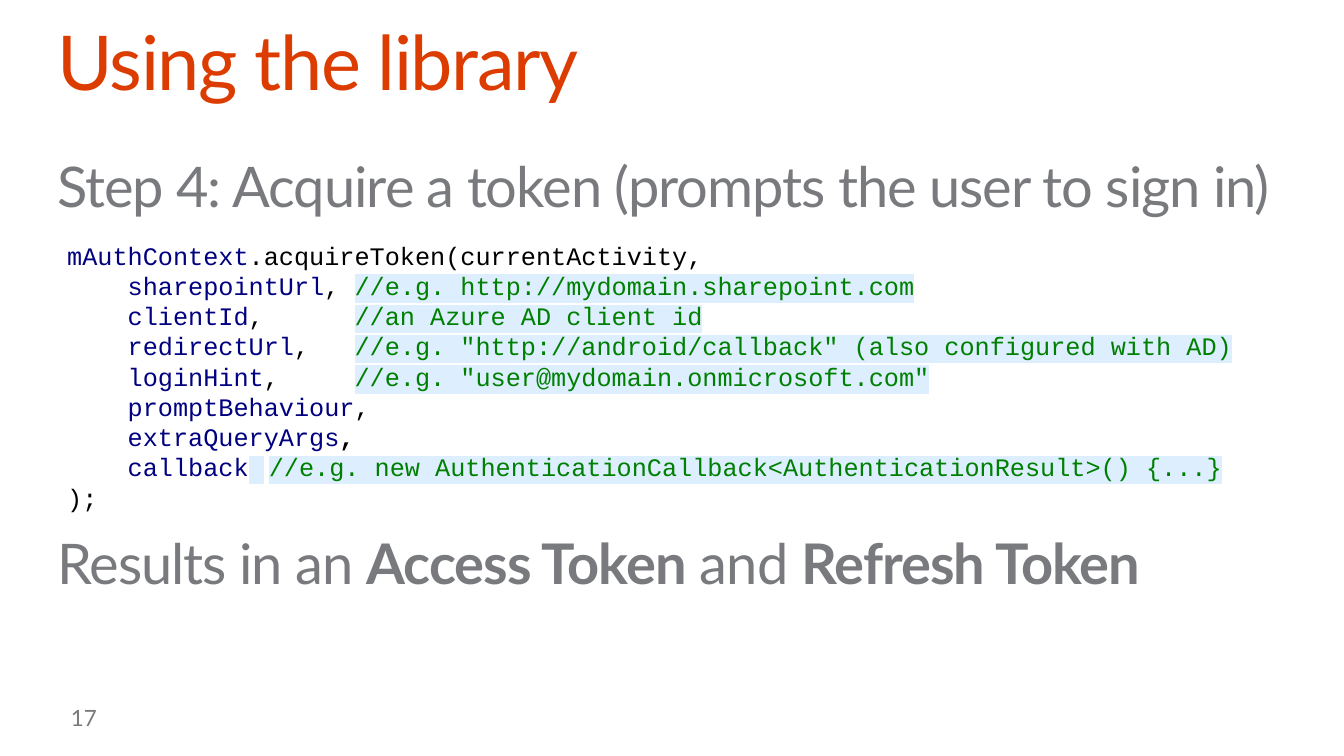
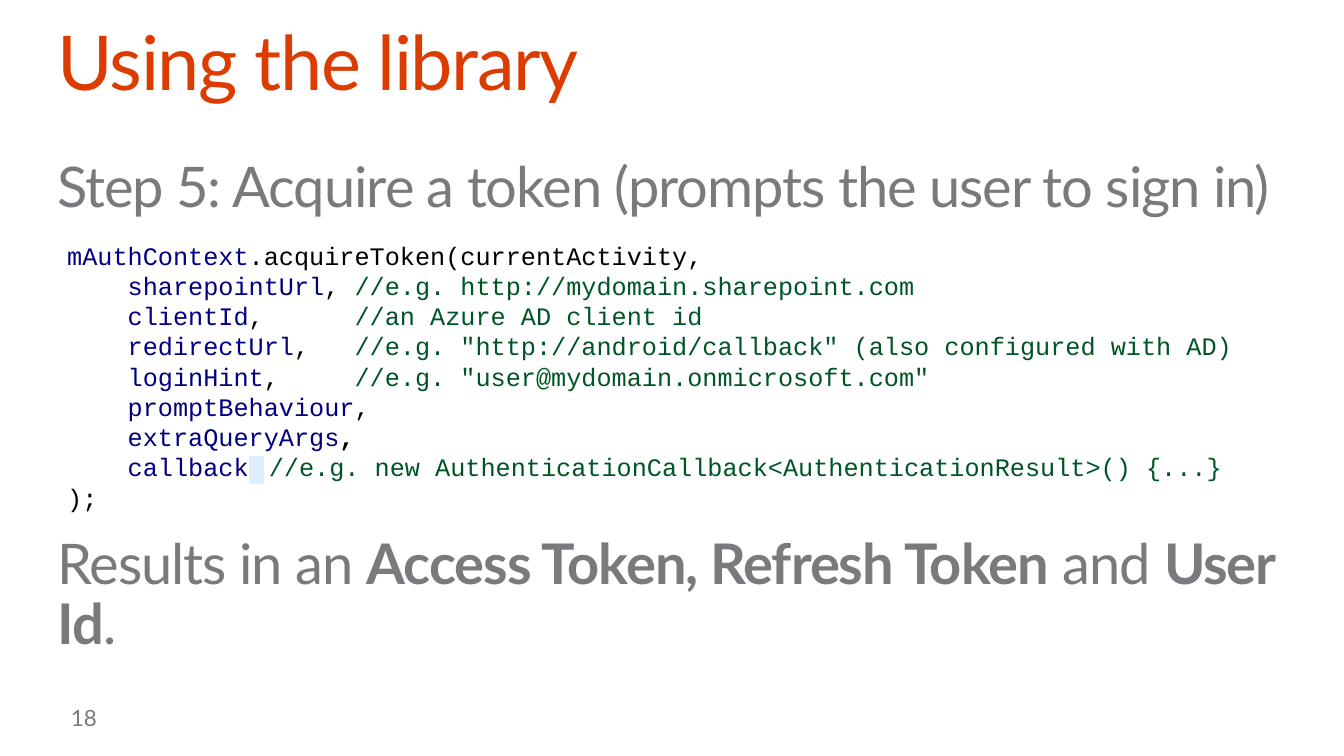
Before and after one commit to stinethebean/DevCampTraining, a slide deck: slide 18 of 06.Hook into SharePoint APIs with Android/06.Hook into SharePoint APIs with Android.pptx (slide 17 before the commit). Drawn at 1344x756 pixels with LibreOffice and Linux fonts; fonts in the diff are those of the drawing; background and template pictures are left out. Boxes give left, top, right and bottom in pixels: in the first picture for what was removed or moved away, otherwise in the second. Text is boxed around its words. In the diff, an @@ line names an element or a change of style, - is before the commit and + after.

```diff
--- a/06.Hook into SharePoint APIs with Android/06.Hook into SharePoint APIs with Android.pptx
+++ b/06.Hook into SharePoint APIs with Android/06.Hook into SharePoint APIs with Android.pptx
@@ text at [57, 164, 1277, 645]: text changed @@
-Step 4: Acquire a token (prompts the user to sign in)
-Results in an Access Token and Refresh Token
+Step 5: Acquire a token (prompts the user to sign in)
+Results in an Access Token, Refresh Token and User Id.
@@ text at [128, 276, 1231, 482]: text colour #008000 to #005626, highlight #DDEEFF to none in "//e.g. http://mydomain.sharepoint.com", "//an Azure AD client id", "//e.g. "http://android/callback" (also configured with AD)", "//e.g. "user@mydomain.onmicrosoft.com"" and 1 more places @@
@@ page number at [71, 710, 97, 726]: text changed @@
-17
+18
```
Also in this commit, not shown: 10 other slides changed, 2 slides added, 1 slide removed.
